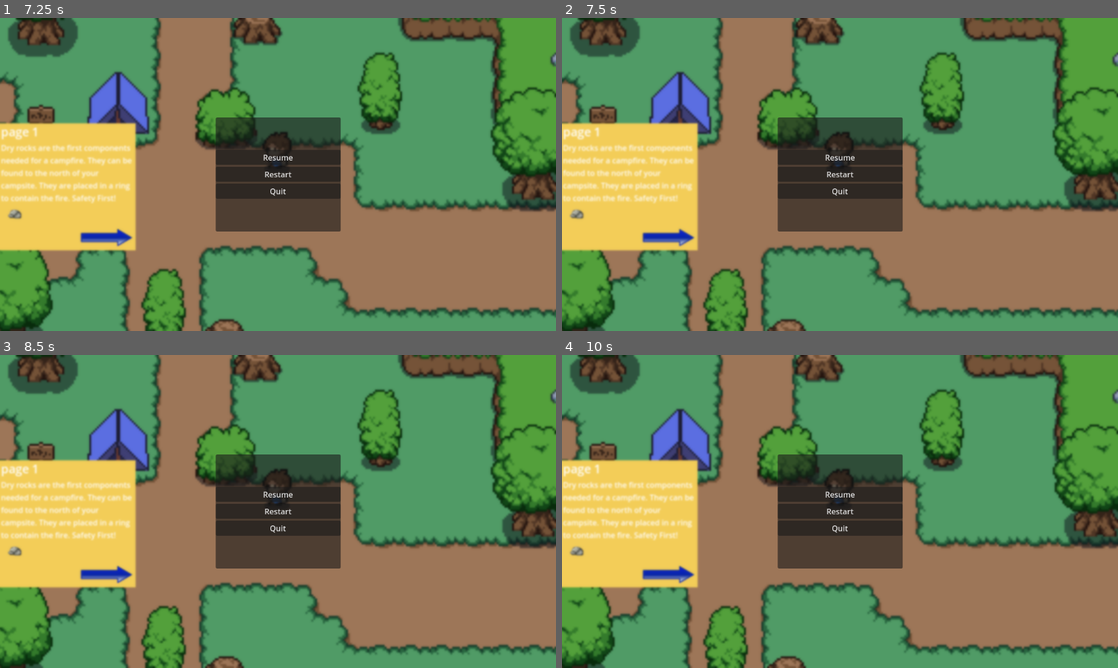
Above: before the commit, frames 1-4 (two rows, left to right).
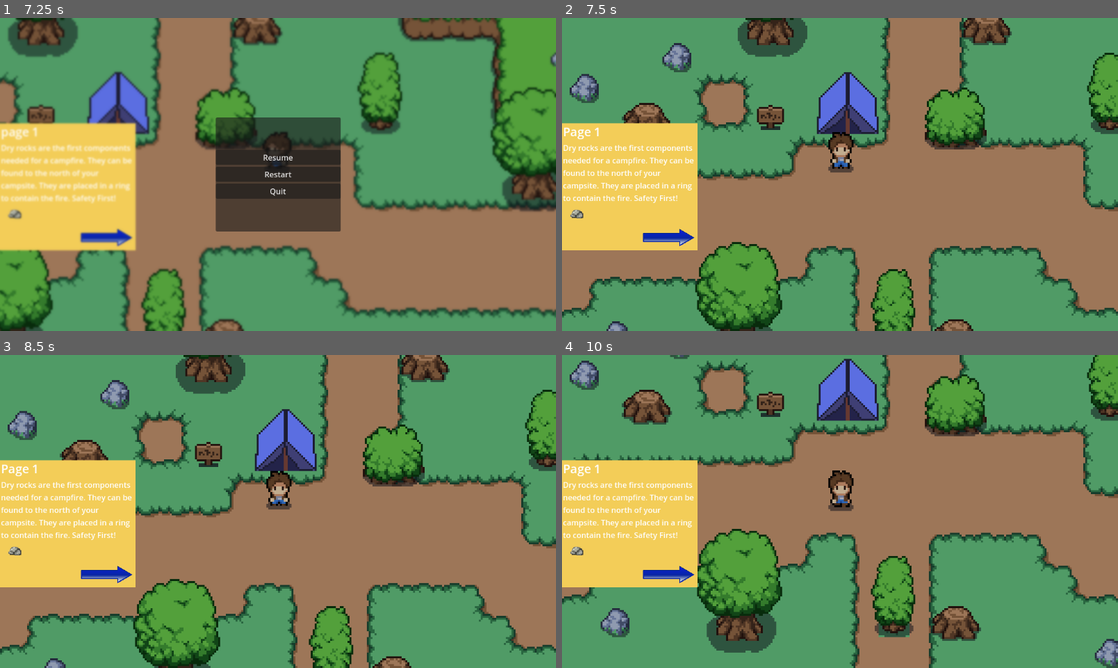
Above: after the commit, the same moments.

Repository: jo9182/Firestarter
Game: Godot game, scene res://scenes/menu.tscn
Same seed, same stepped clock (60 frames per second), same inputs: the game is played once before the commit and once after it.
Inputs (mouse positions are in pixels of both pictures, inside the frame that each line leads up to):
- Up to frame 1 (7.25 s): click "Start" at 0.5 s; click (105, 237) at 1.25 s; click (27, 237) at 2 s; tap Enter (ui_accept) at 2.75, 3.02, 3.77, 5.27, 6.02, 6.77 s; move the mouse to (400, 158) at 2.77 s; hold Right (right) 2.78-3.53 s; click (400, 158) at 2.85 s; move the mouse to (166, 190) at 3.52 s; hold Down (down) 3.53-4.28 s; tap Z (interact) at 3.6 s; move the mouse to (333, 105) at 4.27 s; hold Right (right) 4.28-5.03 s; tap W (rand1) at 4.35 s; move the mouse to (250, 237) at 5.02 s; hold Up (up) 5.03-5.78 s; tap A (rand2) at 5.1 s; move the mouse to (444, 221) at 5.77 s; hold Left (left) from 5.78 s (still down); tap S (rand3) at 5.85 s; tap Escape (esc) at 6.4 s; move the mouse to (111, 127) at 6.52 s; tap D (rand4) at 6.6 s
- Up to frame 2 (7.5 s): release Left (left) at 7.25 s; click "Restart" at 7.25 s
- Up to frame 3 (8.5 s): click (278, 511) at 8 s, where only the run before the commit has a clickable "Restart"
- Up to frame 4 (10 s): click (840, 511) at 8.75 s, where only the run before the commit has a clickable "Restart"; move the mouse to (867, 511) at 9.52 s; hold Down (down) from 9.53 s (still down); click (867, 511) at 9.6 s

Frame 1 is identical in both runs. In frame 2, 58% of the frame differs, in the area x 0-100%, y 0-100%; in frame 3, 58%; in frame 4, 69%.

Commit message:
Fixed Pause Screen
buttons weren't working

Diff:
--- a/scenes/pause_menu.tscn
+++ b/scenes/pause_menu.tscn
@@ -147,6 +147,13 @@
 size_flags_vertical = 4
 script = ExtResource("1_n87rw")
 
+[node name="Manual" parent="." instance=ExtResource("3_kukqi")]
+layout_mode = 2
+offset_left = -129.5
+offset_top = -118.0
+offset_right = 129.5
+offset_bottom = 118.0
+
 [node name="ColorRect" type="ColorRect" parent="."]
 material = SubResource("ShaderMaterial_kukqi")
 layout_mode = 0
@@ -192,9 +199,6 @@
 layout_mode = 2
 text = "Quit"
 
-[node name="Manual" parent="PanelContainer" instance=ExtResource("3_kukqi")]
-layout_mode = 2
-
 [node name="AnimationPlayer" type="AnimationPlayer" parent="."]
 libraries = {
 &"": SubResource("AnimationLibrary_5d2l8")
